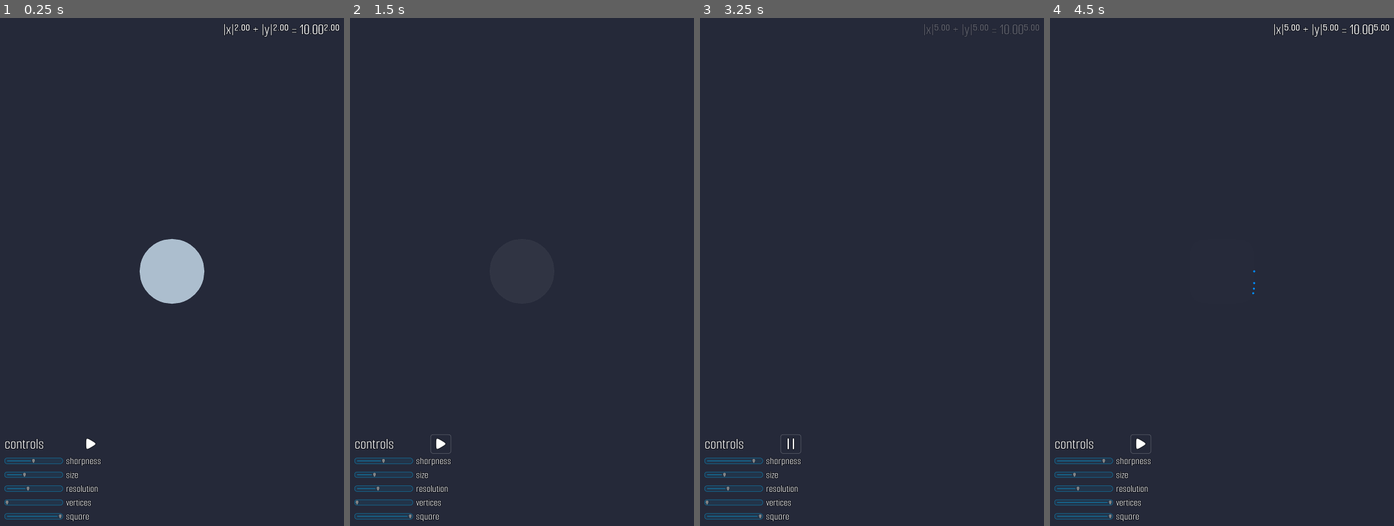
Above: before the commit, frames 1-4 (left to right).
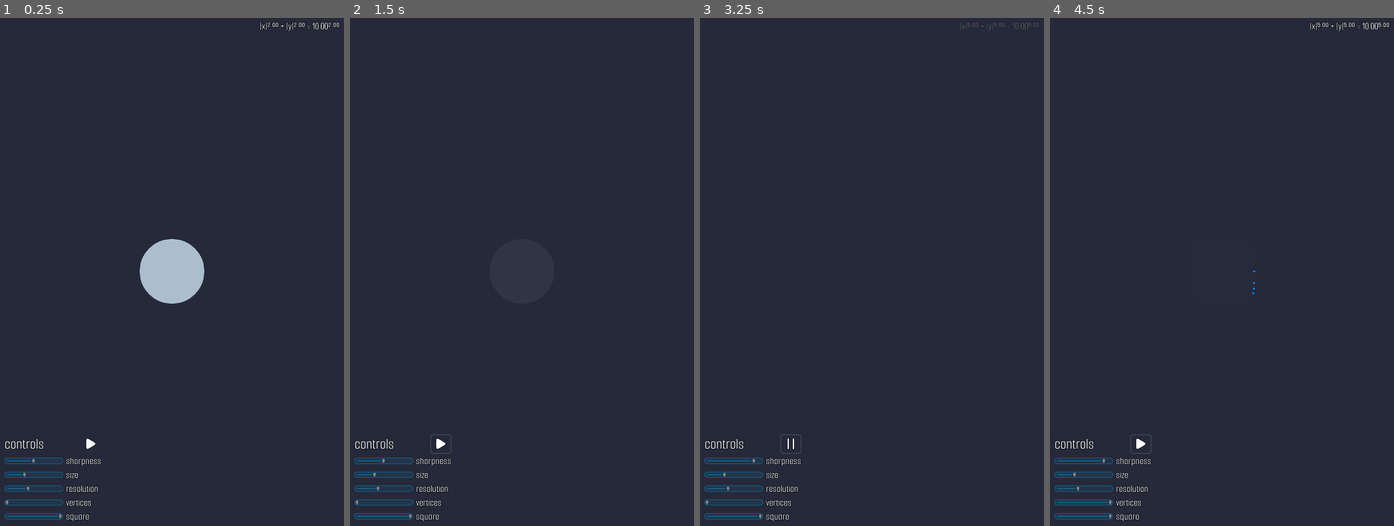
Above: after the commit, the same moments.

Repository: quandangv/circularize
Game: Godot game, scene res://main.tscn
Same seed, same stepped clock (60 frames per second), same inputs: the game is played once before the commit and once after it.
Inputs (mouse positions are in pixels of both pictures, inside the frame that each line leads up to):
- Up to frame 1 (0.25 s): no input
- Up to frame 2 (1.5 s): click (439, 444) at 0.5 s; click (439, 444) at 1.25 s
- Up to frame 3 (3.25 s): click (789, 444) at 2 s
- Up to frame 4 (4.5 s): tap Enter at 4.25 s

The runs differ from the first frame. In frame 1, 0.3% of the frame differs, in the area x 64-99%, y 0-4%; in frame 2, nothing differs; in frame 3, 0.2%; in frame 4, 0.3%.

Commit message:
Smaller equation font

Diff:
--- a/main.tscn
+++ b/main.tscn
@@ -539,7 +539,7 @@
 grow_horizontal = 0
 size_flags_horizontal = 11
 size_flags_vertical = 0
-theme = ExtResource( 1 )
+theme = ExtResource( 2 )
 text = "|x|²·⁰⁰ + |y|²·⁰⁰ = 10.00²·⁰⁰"
 align = 2
 script = SubResource( 8 )
